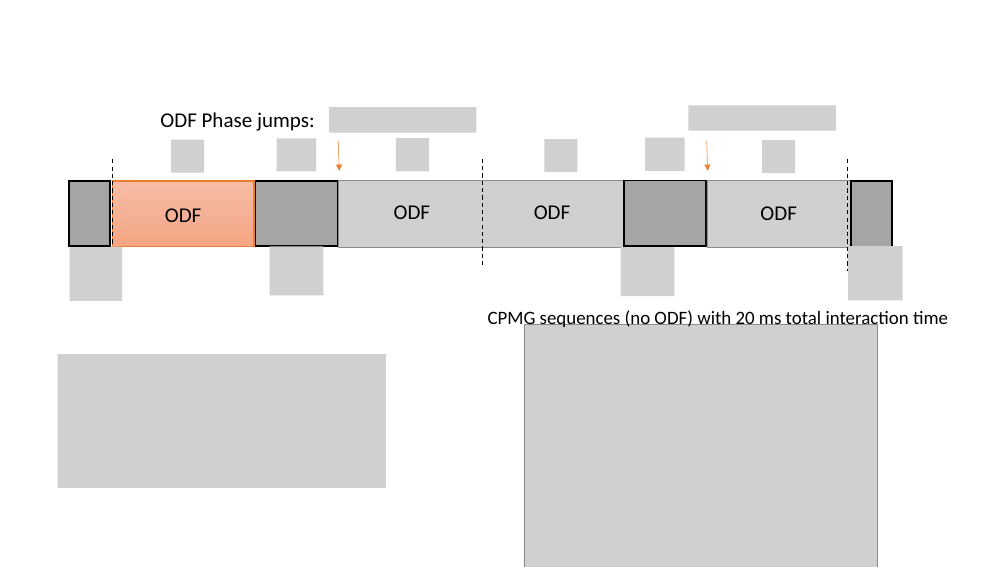
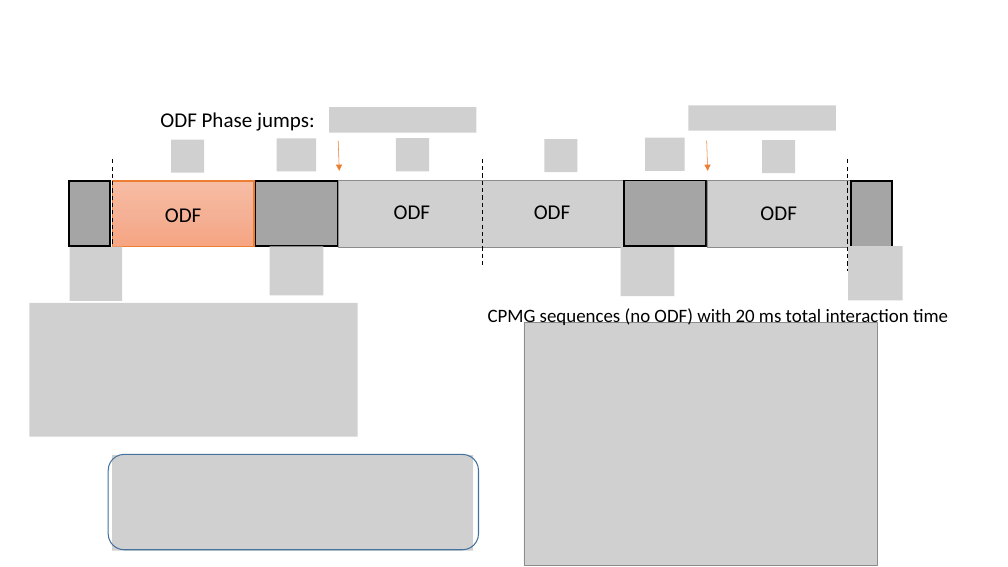
Before and after one commit to kgilmo/amplitude_sensing_paper, a slide deck: slide 3 of amplitude_sensing_penning.pptx. Drawn at 1008x567 pixels with LibreOffice and Linux fonts; fonts in the diff are those of the drawing; grey boxes stand for pictures. Boxes give left, top, right and bottom in pixels: in the first picture for what was removed or moved away, otherwise in the second. Text is boxed around its words. In the diff, an @@ line names an element or a change of style, - is before the commit and + after.

```diff
--- a/amplitude_sensing_penning.pptx
+++ b/amplitude_sensing_penning.pptx
@@ picture: place and size @@
-picture at box(57, 354, 386, 488)
+picture at box(29, 303, 358, 437)
@@ rounded rectangle added at box(108, 454, 479, 550), outline #43739E 1 pt @@
@@ picture added at box(112, 455, 473, 551) @@
```
Also in this commit, not shown: 2 other slides changed.
